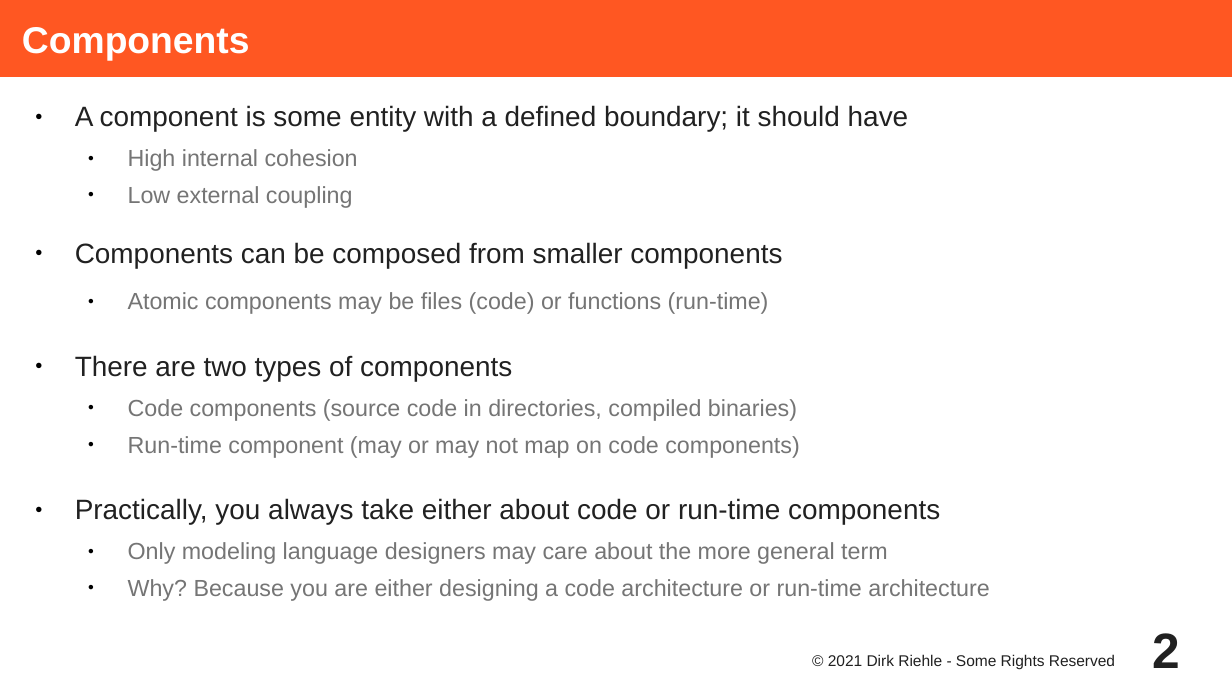
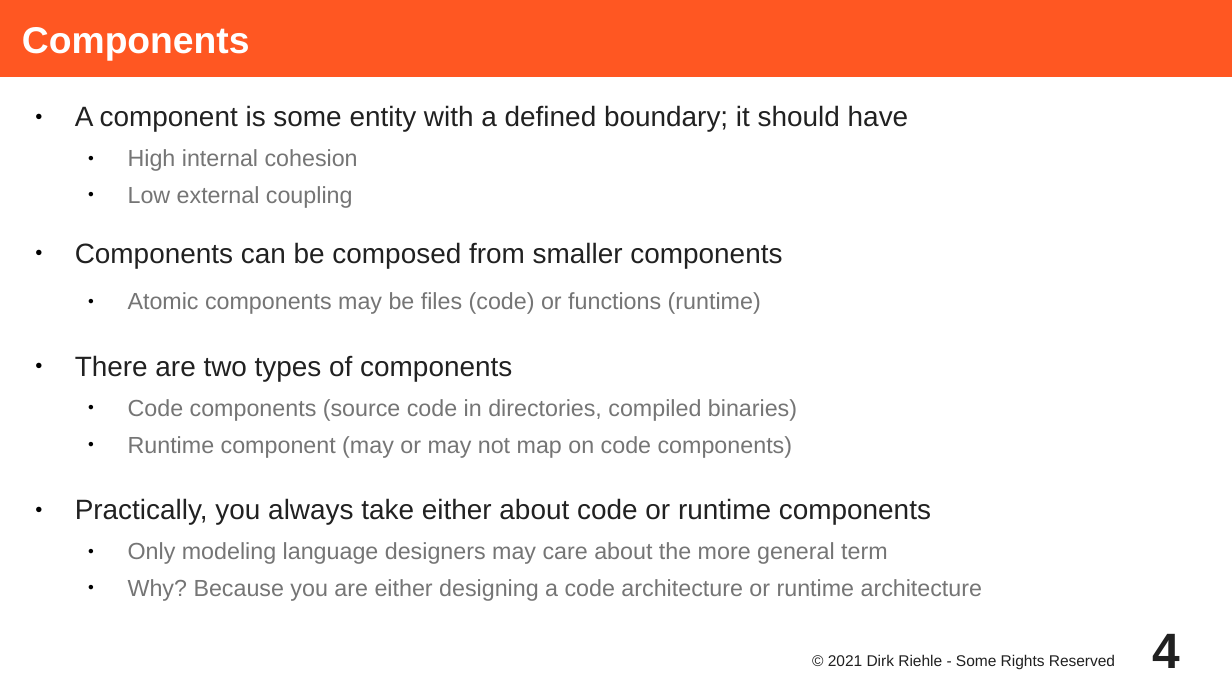
Before and after one commit to dirkriehle/adap-course, a slide deck: slide 4 of Lecture Slides/ADAP C11 - Object-oriented Frameworks.odp (slide 2 before the commit). Drawn at 1232x693 pixels with LibreOffice and Linux fonts; fonts in the diff are those of the drawing. Boxes give left, top, right and bottom in pixels: in the first picture for what was removed or moved away, otherwise in the second. Text is boxed around its words. In the diff, an @@ line names an element or a change of style, - is before the commit and + after.

```diff
--- a/Lecture Slides/ADAP C11 - Object-oriented Frameworks.odp
+++ b/Lecture Slides/ADAP C11 - Object-oriented Frameworks.odp
@@ text at [128,292,761,314]: text changed @@
-  ● Atomic components may be files (code) or functions (run-time)
+  ● Atomic components may be files (code) or functions (runtime)
@@ text at [75,436,931,525]: text changed @@
-  ● Run-time component (may or may not map on code components)
-● Practically, you always take either about code or run-time components
+  ● Runtime component (may or may not map on code components)
+● Practically, you always take either about code or runtime components
@@ text at [128,579,982,601]: text changed @@
-  ● Why? Because you are either designing a code architecture or run-time architecture
+  ● Why? Because you are either designing a code architecture or runtime architecture
@@ page number at [1152,634,1180,668]: text changed @@
-2
+4
```
Also in this commit, not shown: 8 other slides changed, 9 slides added, 5 other files.
